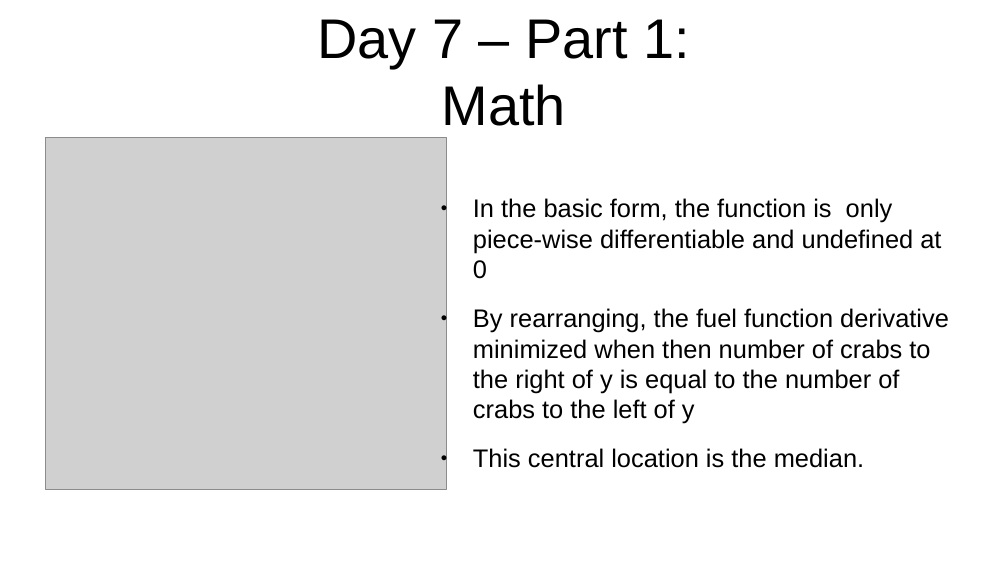
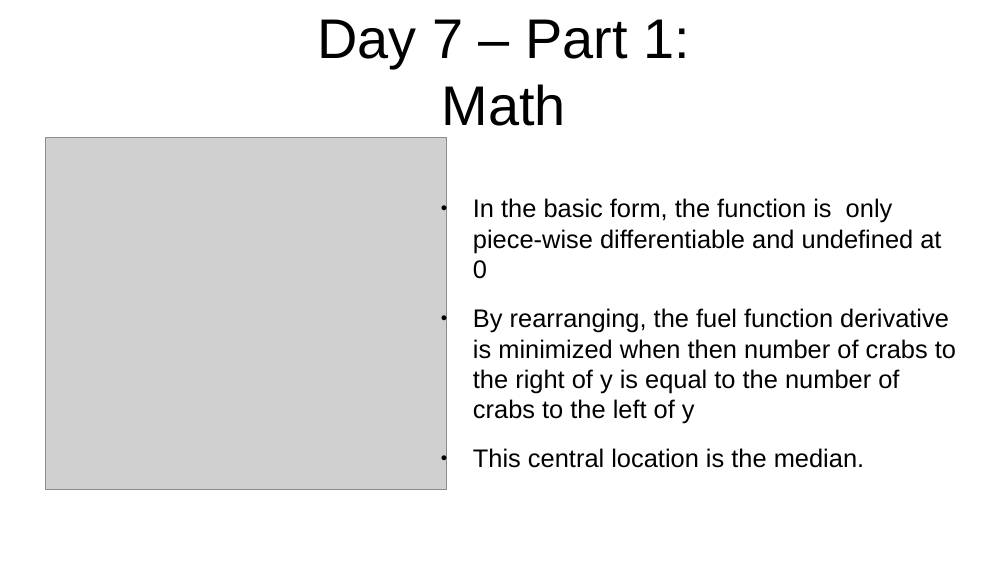
Before and after one commit to jlewis200/advent_of_code_21, a slide deck: slide 9 of aoc-cantina-time.odp. Drawn at 1008x567 pixels with LibreOffice and Linux fonts; fonts in the diff are those of the drawing; grey boxes stand for pictures. Boxes give left, top, right and bottom in pixels: in the first picture for what was removed or moved away, otherwise in the second. Text is boxed around its words. In the diff, an @@ line names an element or a change of style, - is before the commit and + after.

```diff
--- a/aoc-cantina-time.odp
+++ b/aoc-cantina-time.odp
@@ text at (473, 308, 956, 424): text changed @@
-● By rearranging, the fuel function derivative minimized when then number of crabs to the right of y is equal to the number of crabs to the left of y
+● By rearranging, the fuel function derivative is minimized when then number of crabs to the right of y is equal to the number of crabs to the left of y
```
Also in this commit, not shown: 1 other slide changed, 3 other files.
